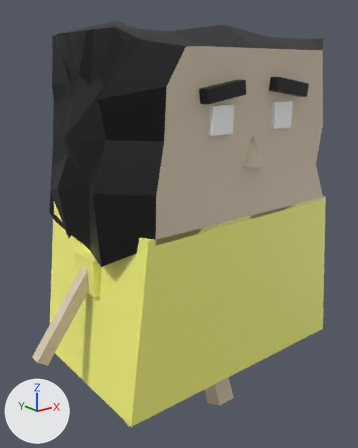
One commit to the FBX model Bird Gang/Assets/MayaCharacters/new201vertexGirl.fbx: the scene before it, then after it.
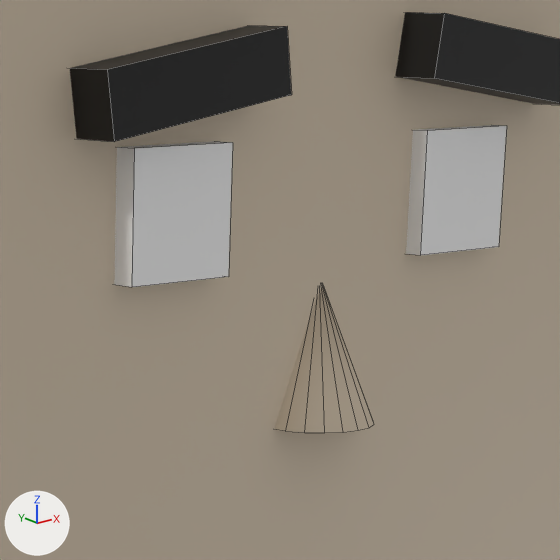
The first picture shows the older version from a camera (50 mm lens) standing at (-0.01383, -0.01694, 0.01075) and looking at (-0.00013, 0.00018, 0.0039). The close-ups show both versions on the part from 51% to 85% of the width and 17% to 43% of the height of that picture; other places that the commit changed are outside them. Arrows for +X, +Y and +Z are at lower left; the lights stay in place. The close-ups show mesh edges as thin lines. Where no turn or scale is listed for an object, it has been applied to the vertices.

The scene before the commit, as lines of its bpy script (objects in view):
```python
me_mesh_010 = bpy.data.meshes.new('Mesh.010')
me_mesh_010.from_pydata(...)  # a box spanning x -0.002255..-0.001255, y -0.003691..-0.002691, z 0.008548..0.009548
me_mesh_010.materials.append(mat_eyez)  # white #ffffff
me_mesh_011 = bpy.data.meshes.new('Mesh.011')
me_mesh_011.from_pydata(...)  # a box spanning x 0.000988..0.001988, y -0.003652..-0.002652, z 0.008545..0.009545
me_mesh_011.materials.append(mat_eyez)  # white #ffffff
me_mesh_012 = bpy.data.meshes.new('Mesh.012')
me_mesh_012.from_pydata(...)  # a 20-sided cone pointing to +z spanning x -0.0005..0.0005, y -0.003959..-0.002959, z 0.007251..0.008451
me_mesh_012.materials.append(mat_body1)  # beige #ddccb4
ob_polysurface11 = bpy.data.objects.new('polySurface11', me_mesh_010)
ob_polysurface11.location = (0.00009, -0.00049, 0.0)
ob_polysurface12 = bpy.data.objects.new('polySurface12', me_mesh_011)
ob_polysurface12.location = (0.00009, -0.00049, 0.0)
ob_polysurface13 = bpy.data.objects.new('polySurface13', me_mesh_012)
ob_polysurface13.location = (0.00009, -0.00049, 0.0)
# also in view: 'polySurface9' at (-0.0017, -0.0039, 0.01); 'polySurface2' at (0.00017, -0.00002, 0.00771); 'polySurface10' at (0.00176, -0.0039, 0.01008)
```
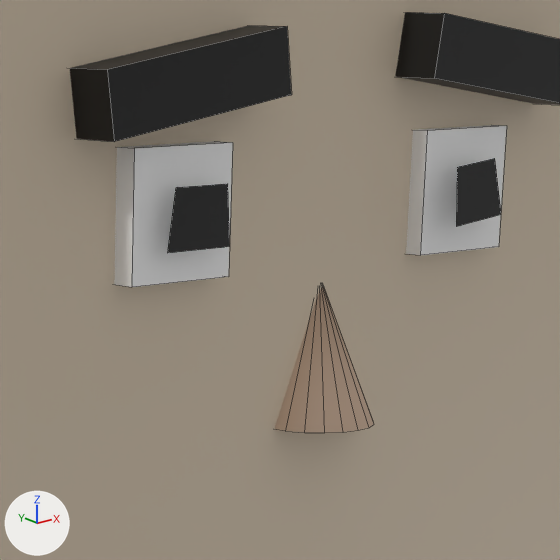
The change, as a list of edits to the scene's bpy script:
```text
Add mat_eyez1:
    mat_eyez1 = principled_material('eyez1')
    mat_eyez1.base_color = (0.0, 0.0, 0.0)  # black #000000
Add me_mesh_014:
    me_mesh_014.from_pydata([(0.000139, 0.000006, -0.000058), (-0.000471, -0.000005, 0.000359), (-0.000495, -0.000053, -0.000112), (0.000057, 0.000044, 0.000401)], [], [(3, 1, 2, 0)])
    me_mesh_014.materials.append(mat_eyez1)  # black #000000
Add me_mesh_013:
    me_mesh_013.from_pydata([(0.000134, 0.0, -0.00007), (-0.000439, 0.0, 0.000398), (-0.000505, 0.0, -0.000071), (0.000093, 0.0, 0.000396)], [], [(3, 1, 2, 0)])
    me_mesh_013.materials.append(mat_eyez1)  # black #000000
Add ob_eye2:
    ob_eye2 = bpy.data.objects.new('eye2', me_mesh_014)
    ob_eye2.location = (0.00171, -0.00434, 0.0089)
Add ob_eye1:
    ob_eye1 = bpy.data.objects.new('eye1', me_mesh_013)
    ob_eye1.location = (-0.00145, -0.00434, 0.00887)
```

Boxes [x1, y1, x2, y2] around the edits, measured in the close-ups (560 x 560 px):
'eye1', added (black): after [168, 184, 230, 253]
'eye2', added (black): after [456, 159, 501, 227]
